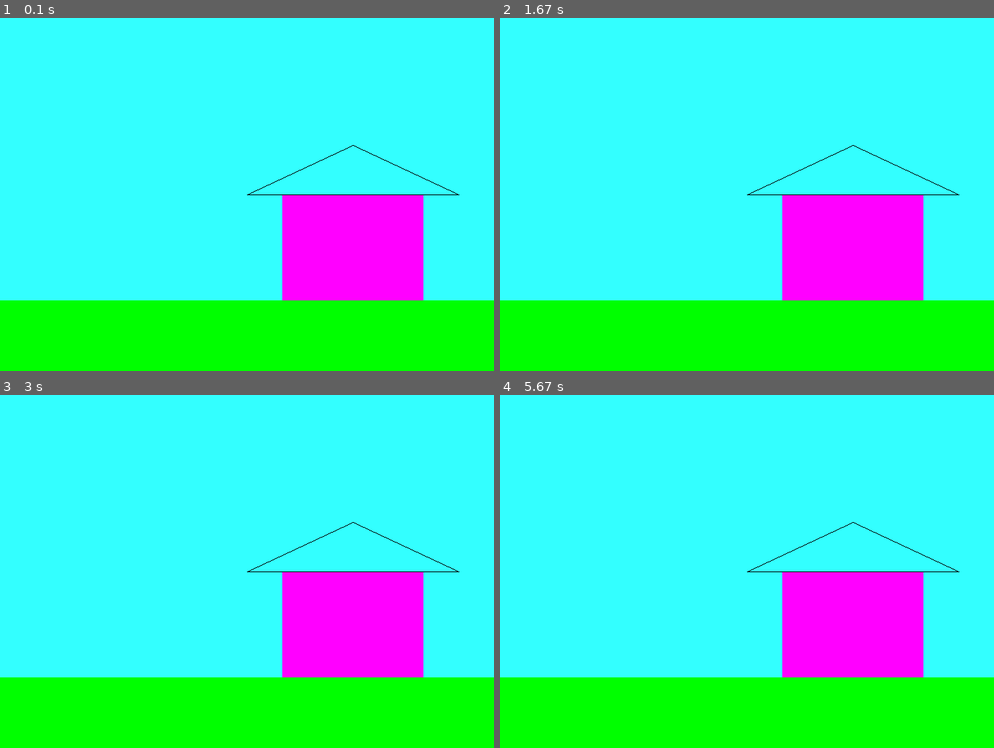
Above: before the commit, frames 1-4 (two rows, left to right).
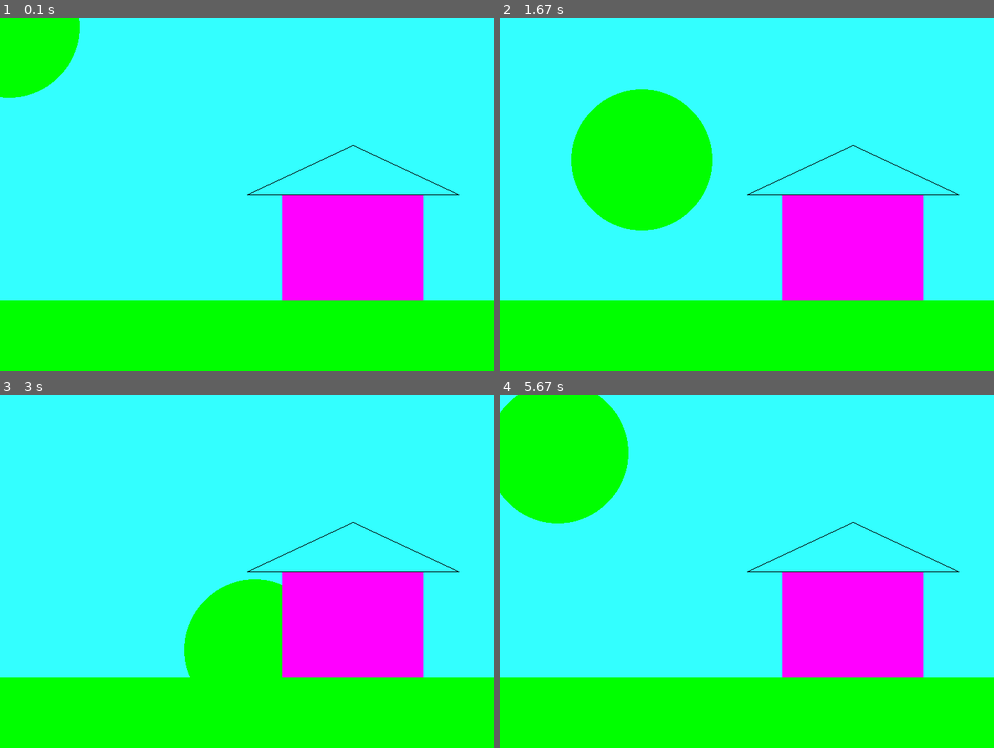
Above: after the commit, the same moments.

Repository: BirdcageEnjoyer/CuiD-python-classwork
Game: pygame game, started from programming/pygame/test.py
Same seed, same stepped clock (60 frames per second), same inputs: the game is played once before the commit and once after it.
Inputs:
- Up to frame 1 (0.1 s): no input
- Up to frame 2 (1.67 s): no input
- Up to frame 3 (3 s): no input
- Up to frame 4 (5.67 s): no input

The runs differ from the first frame. In frame 1, 3.0% of the frame differs, in the area x 0-17%, y 0-23%; in frame 2, 8.9%, in the area x 14-43%, y 20-61%; in frame 3, 4.8%; in frame 4, 8.1%.

Commit message:
Update test.py

Diff:
--- a/programming/pygame/test.py
+++ b/programming/pygame/test.py
@@ -12,17 +12,22 @@
 
 
 import pygame
-
 # Define some colors
 BLACK = (0, 0, 0)
 WHITE = (255, 255, 255)
 GREEN = (0, 255, 0)
 RED = (255, 0, 0)
 TEAL = (51, 255, 255)
+x = 1
+y = 1
 pygame.init()
 
 # Set the width and height of the screen [width, height]
 size = (700, 500)
+canvas_size = (32*700, 32*500)
+gravity = 1
+initialYVel = -100
+initialXVel = -110
 screen = pygame.display.set_mode(size)
 
 pygame.display.set_caption("My Game")
@@ -42,6 +47,15 @@
 
     # --- Game logic should go here
 
+
+
+    x+=1
+    y+=1
+    if x >= 600 and y >= 400:
+        x = 1
+        y = 1
+
+
     # --- Screen-clearing code goes here
 
     # Here, we clear the screen to white. Don't put other drawing commands
@@ -52,7 +66,7 @@
     screen.fill(TEAL)
 
     # --- Drawing code should go here
-
+    pygame.draw.circle(screen, (0, 255, 0), [x, y], 100)
     pygame.draw.rect(screen, (0, 255, 0), [0, 400, 700, 100])
     pygame.draw.rect(screen, (255, 0, 255), [400, 250, 200, 150])
     pygame.draw.line(screen, (0, 0, 0), [350, 250], [500, 180])
@@ -60,11 +74,12 @@
     pygame.draw.line(screen, (0, 0, 0), [350, 250], [650, 250])
 
 
+
     # --- Go ahead and update the screen with what we've drawn.
     pygame.display.flip()
 
     # --- Limit to 60 frames per second
-    clock.tick(60)
+    clock.tick(120)
 
 # Close the window and quit.
 pygame.quit()
